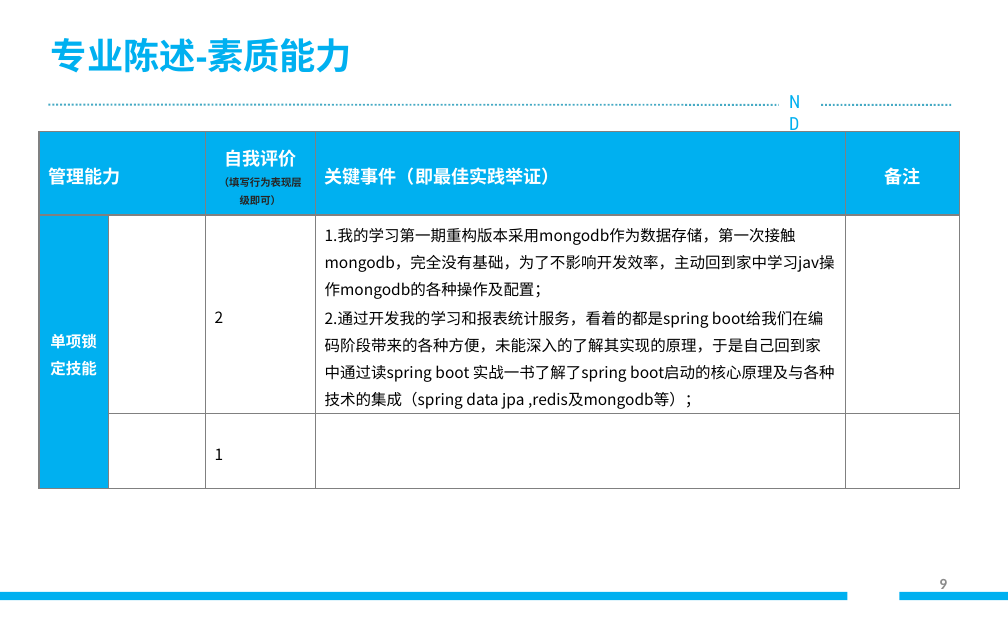
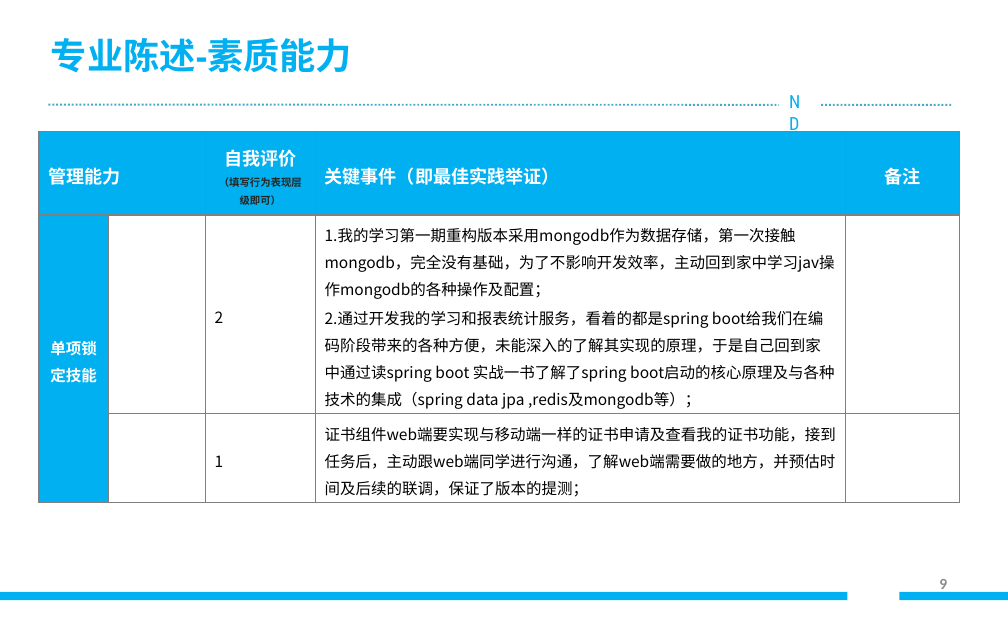
Before and after one commit to fzdxyhr/project_for_word, a slide deck: slide 9 of 员工晋升陈述材料_6级及以下(1).pptx. Drawn at 1008x623 pixels with LibreOffice and Linux fonts; fonts in the diff are those of the drawing; background and template pictures are left out. Boxes give left, top, right and bottom in pixels: in the first picture for what was removed or moved away, otherwise in the second. Text is boxed around its words. In the diff, an @@ line names an element or a change of style, - is before the commit and + after.

```diff
--- a/员工晋升陈述材料_6级及以下(1).pptx
+++ b/员工晋升陈述材料_6级及以下(1).pptx
@@ table at <box>39,131,961,501</box> @@
-row 3, column 4: 
+row 3, column 4: 证书组件web端要实现与移动端一样的证书申请及查看我的证书功能，接到任务后，主动跟web端同学进行沟通，了解web端需要做的地方，并预估时间及后续的联调，保证了版本的提测；
```
Also in this commit, not shown: 2 other slides changed, 5 other files.
